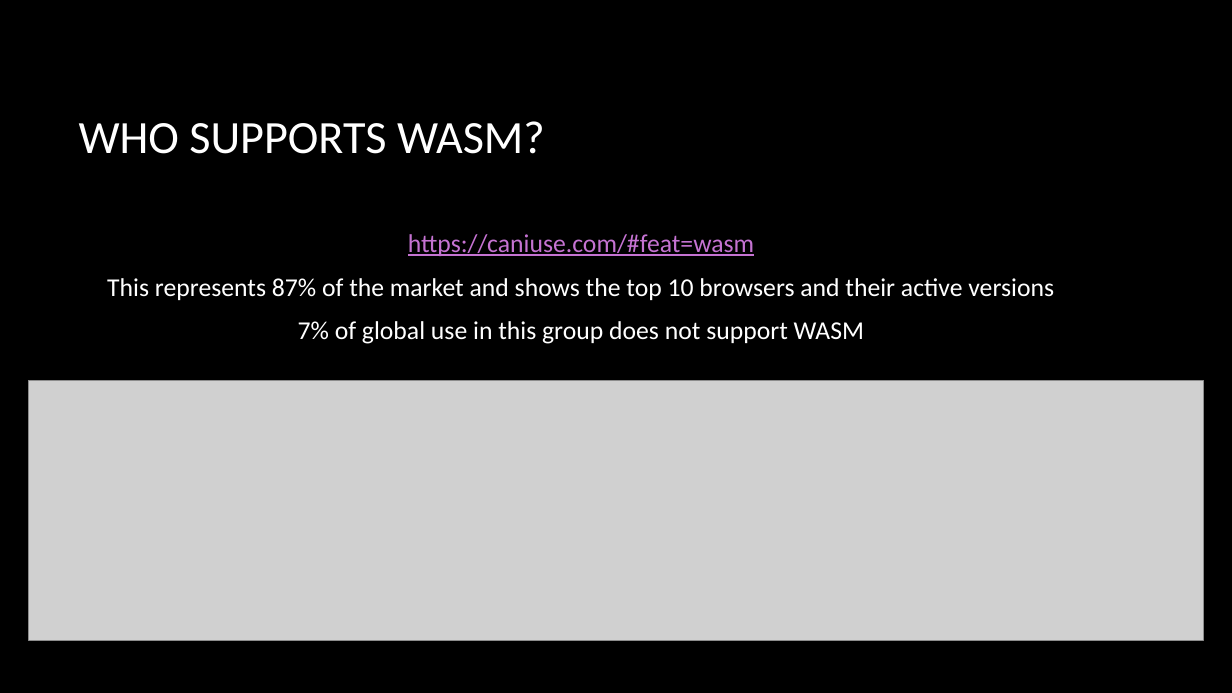
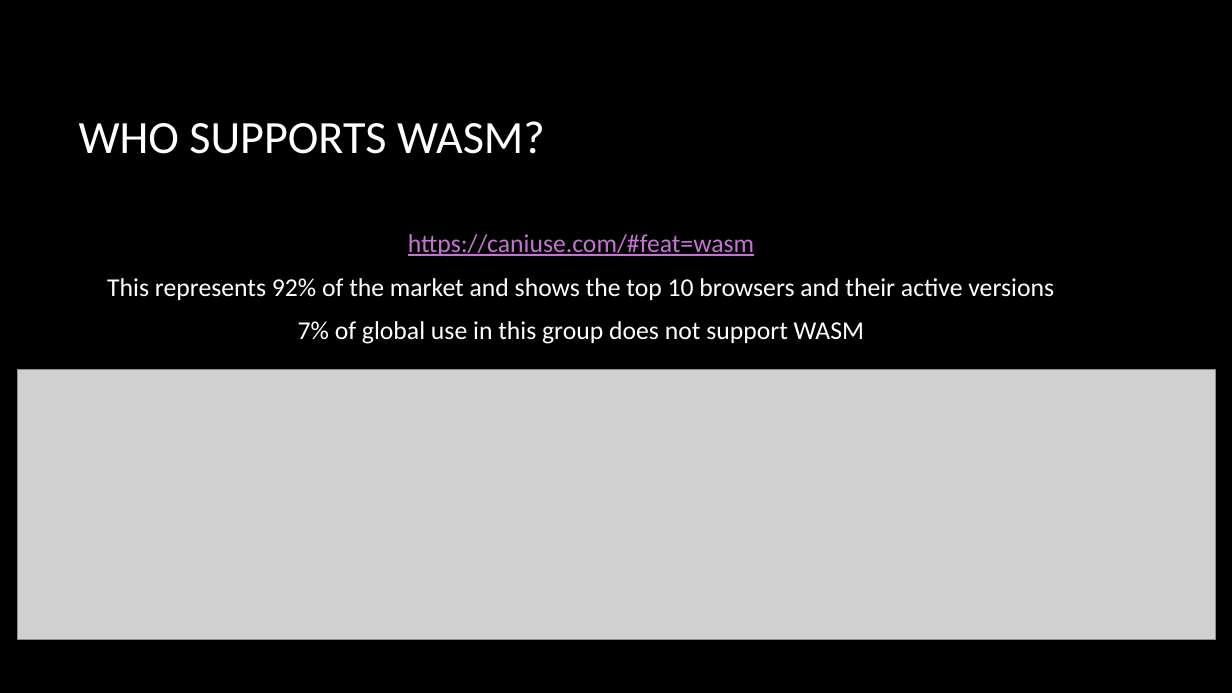
Before and after one commit to rtaylor72/BlazorSudoku, a slide deck: slide 7 of Blazor - No JavaScript.pptx. Drawn at 1232x693 pixels with LibreOffice and Linux fonts; fonts in the diff are those of the drawing; grey boxes stand for pictures; background and template pictures are left out. Boxes give left, top, right and bottom in pixels: in the first picture for what was removed or moved away, otherwise in the second. Text is boxed around its words. In the diff, an @@ line names an element or a change of style, - is before the commit and + after.

```diff
--- a/Blazor - No JavaScript.pptx
+++ b/Blazor - No JavaScript.pptx
@@ text at (x1=107, y1=278, x2=1054, y2=300): text changed @@
-This represents 87% of the market and shows the top 10 browsers and their active versions
+This represents 92% of the market and shows the top 10 browsers and their active versions
@@ picture resized from (x1=29, y1=380, x2=1203, y2=640) to (x1=18, y1=370, x2=1215, y2=640) @@
```
Also in this commit, not shown: 5 other slides changed, 1 slide added, 9 other files.
